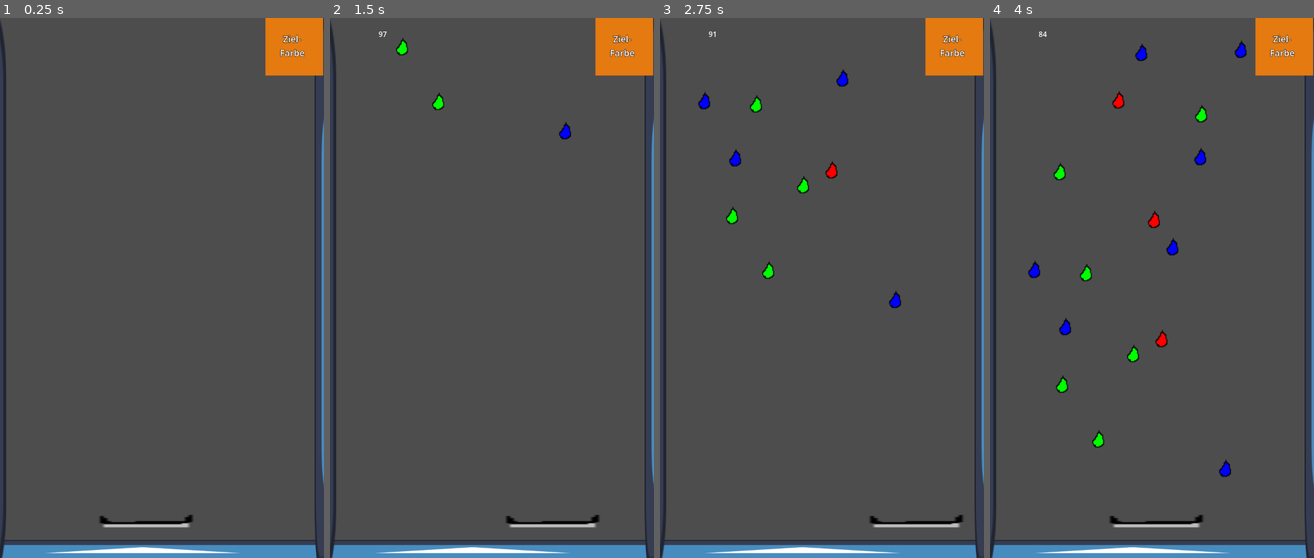
Above: before the commit, frames 1-4 (left to right).
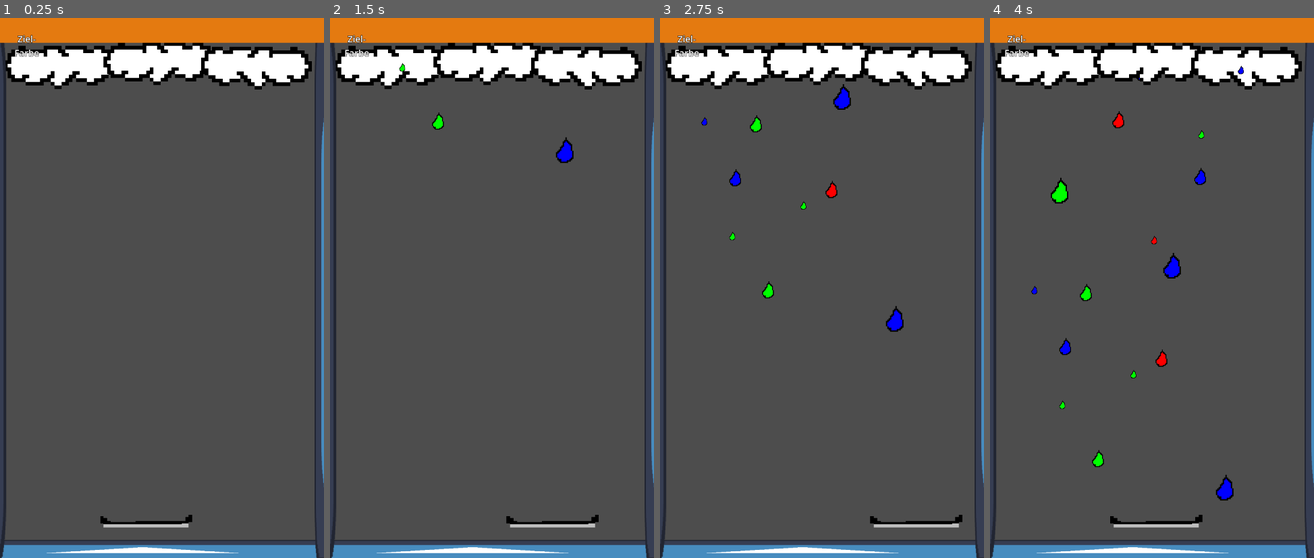
Above: after the commit, the same moments.

Repository: Gellardo/gamejam-farbe-bekennen
Game: Godot game, scene res://game.tscn
Same seed, same stepped clock (60 frames per second), same inputs: the game is played once before the commit and once after it. The engine's default icon, where the game draws it, is replaced by a stand-in: a white triangle on a blue panel in a dark square.
Inputs:
- Up to frame 1 (0.25 s): no input
- Up to frame 2 (1.5 s): tap Enter at 0.5 s; hold Right (right) 0.53-1.28 s; hold Left (left) from 1.28 s (still down)
- Up to frame 3 (2.75 s): release Left (left) at 2.03 s; hold Right (right) from 2.03 s (still down)
- Up to frame 4 (4 s): release Right (right) at 3.53 s; hold Left (left) from 3.53 s (still down)

The runs differ from the first frame. In frame 1, 11% of the frame differs, in the area x 0-100%, y 0-100%; in frame 2, 11%; in frame 3, 12%; in frame 4, 13%.

Commit message:
Clouds get images + setup web export

Diff:
--- a/cloud.tscn
+++ b/cloud.tscn
@@ -2,6 +2,7 @@
 
 [ext_resource type="Script" uid="uid://bciaft585egue" path="res://scripts/cloud.gd" id="1_b3oxr"]
 [ext_resource type="PackedScene" uid="uid://vmorvl1iwn58" path="res://tropfen.tscn" id="2_qaedo"]
+[ext_resource type="Texture2D" uid="uid://bgelq3xtc08my" path="res://assets/Cloud.png" id="3_qaedo"]
 
 [sub_resource type="RectangleShape2D" id="RectangleShape2D_hcsci"]
 size = Vector2(670, 111)
@@ -20,6 +21,21 @@
 offset_right = -208.0
 offset_bottom = -19.0
 
+[node name="Sprite2D" type="Sprite2D" parent="." unique_id=1360490517]
+position = Vector2(131, 140)
+scale = Vector2(8, 8)
+texture = ExtResource("3_qaedo")
+
+[node name="Sprite2D2" type="Sprite2D" parent="." unique_id=477348064]
+position = Vector2(350.99997, 131)
+scale = Vector2(7.9375, 7.9375)
+texture = ExtResource("3_qaedo")
+
+[node name="Sprite2D3" type="Sprite2D" parent="." unique_id=1304860439]
+position = Vector2(576.00006, 141)
+scale = Vector2(-7.938, 7.938)
+texture = ExtResource("3_qaedo")
+
 [node name="Timer" type="Timer" parent="." unique_id=770411149]
 autostart = true
 
--- a/game.tscn
+++ b/game.tscn
@@ -67,18 +67,15 @@
 texture = ExtResource("3_feb5d")
 
 [node name="Cloud" parent="." unique_id=281911265 instance=ExtResource("3_fc0e3")]
-position = Vector2(1, -10)
+position = Vector2(1, 34)
 
 [node name="HUD" type="CanvasLayer" parent="." unique_id=474887139]
 
 [node name="TargetColor" type="ColorRect" parent="HUD" unique_id=626826999]
-anchors_preset = 1
-anchor_left = 1.0
+anchors_preset = 10
 anchor_right = 1.0
-offset_left = -130.0
-offset_right = -2.0
-offset_bottom = 128.0
-grow_horizontal = 0
+offset_bottom = 55.0
+grow_horizontal = 2
 
 [node name="Label" type="Label" parent="HUD/TargetColor" unique_id=818453112]
 layout_mode = 0
--- a/project.godot
+++ b/project.godot
@@ -59,6 +59,7 @@
 
 [rendering]
 
+textures/canvas_textures/default_texture_filter=0
 rendering_device/driver.windows="d3d12"
 renderer/rendering_method="gl_compatibility"
 renderer/rendering_method.mobile="gl_compatibility"
--- a/scripts/cloud.gd
+++ b/scripts/cloud.gd
@@ -8,6 +8,7 @@
 @onready var timer : Timer = $Timer
 
 const palette = [Color.RED, Color.GREEN, Color.BLUE]
+const sizes = [1,2,3]
 
 signal all_drops_finished
 
@@ -34,7 +35,7 @@
     # Instantiate and add to scene
     var bullet = projectile_scene.instantiate()
     bullet.global_position = spawn_pos
-    bullet.setup(Vector2.DOWN, palette.pick_random(), 2)
+    bullet.setup(Vector2.DOWN, palette.pick_random(), sizes.pick_random())
 
     #get_tree().current_scene.add_child(bullet)
     projectiles.add_child(bullet)
Binary file added: assets/Cloud.png
Not shown, added: assets/Cloud.png.import
Not shown, added: export_presets.cfg
